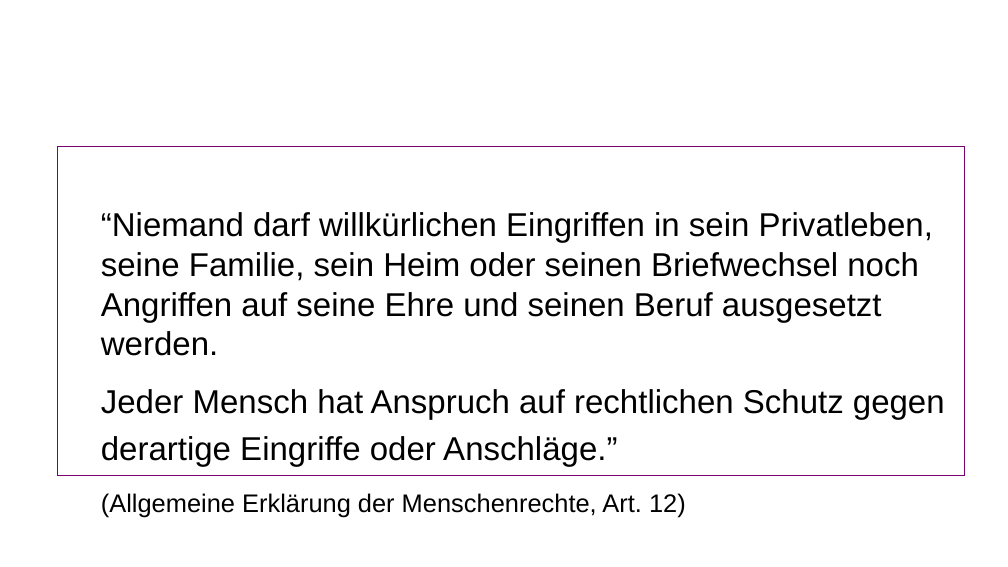
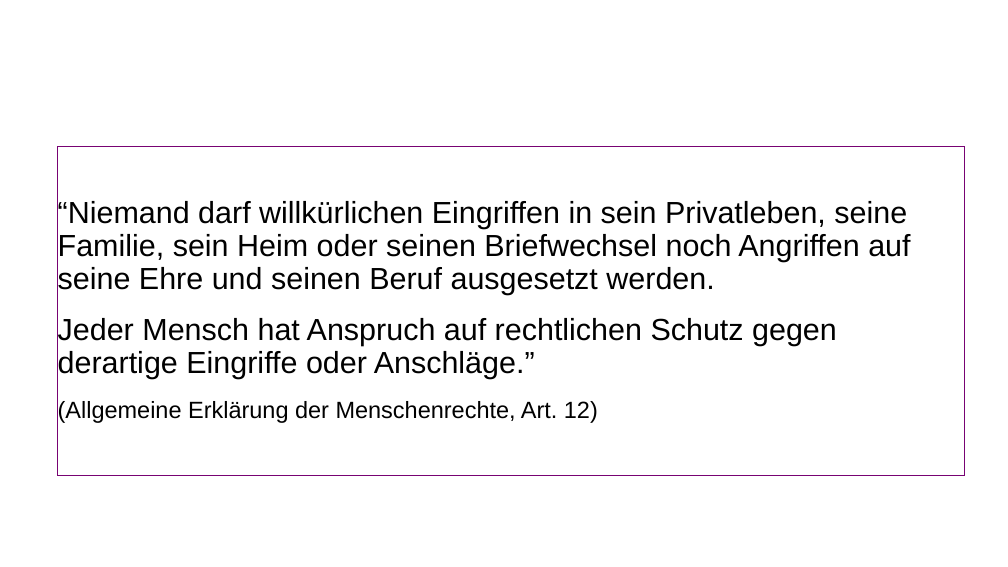
Before and after one commit to binary-bugs/mailVerschluesselung, a slide deck: slide 6 of präsi e-mail verschlüsselung.odp. Drawn at 1008x567 pixels with LibreOffice and Linux fonts; fonts in the diff are those of the drawing. Boxes give left, top, right and bottom in pixels: in the first picture for what was removed or moved away, otherwise in the second. Text is boxed around its words. In the diff, an @@ line names an element or a change of style, - is before the commit and + after.

```diff
--- a/präsi e-mail verschlüsselung.odp
+++ b/präsi e-mail verschlüsselung.odp
@@ text "“Niemand darf willkürlichen Eingriffen in ..." at bbox=[58, 146, 965, 476]: size 26 to 24.1 pt in "“Niemand darf willkürlichen Eingriffen in sein Privatleben, ...", "Jeder Mensch hat Anspruch auf rechtlichen Schutz ..."; size 20 to 18.5 pt in "(Allgemeine Erklärung der Menschenrechte, Art. 12)"; indent changed; line spacing 1 to 0.9; outline #780373 0 pt to #780373 0.74 pt @@
```
Also in this commit, not shown: 2 other slides changed, 11 slides added, 1 slide removed.
